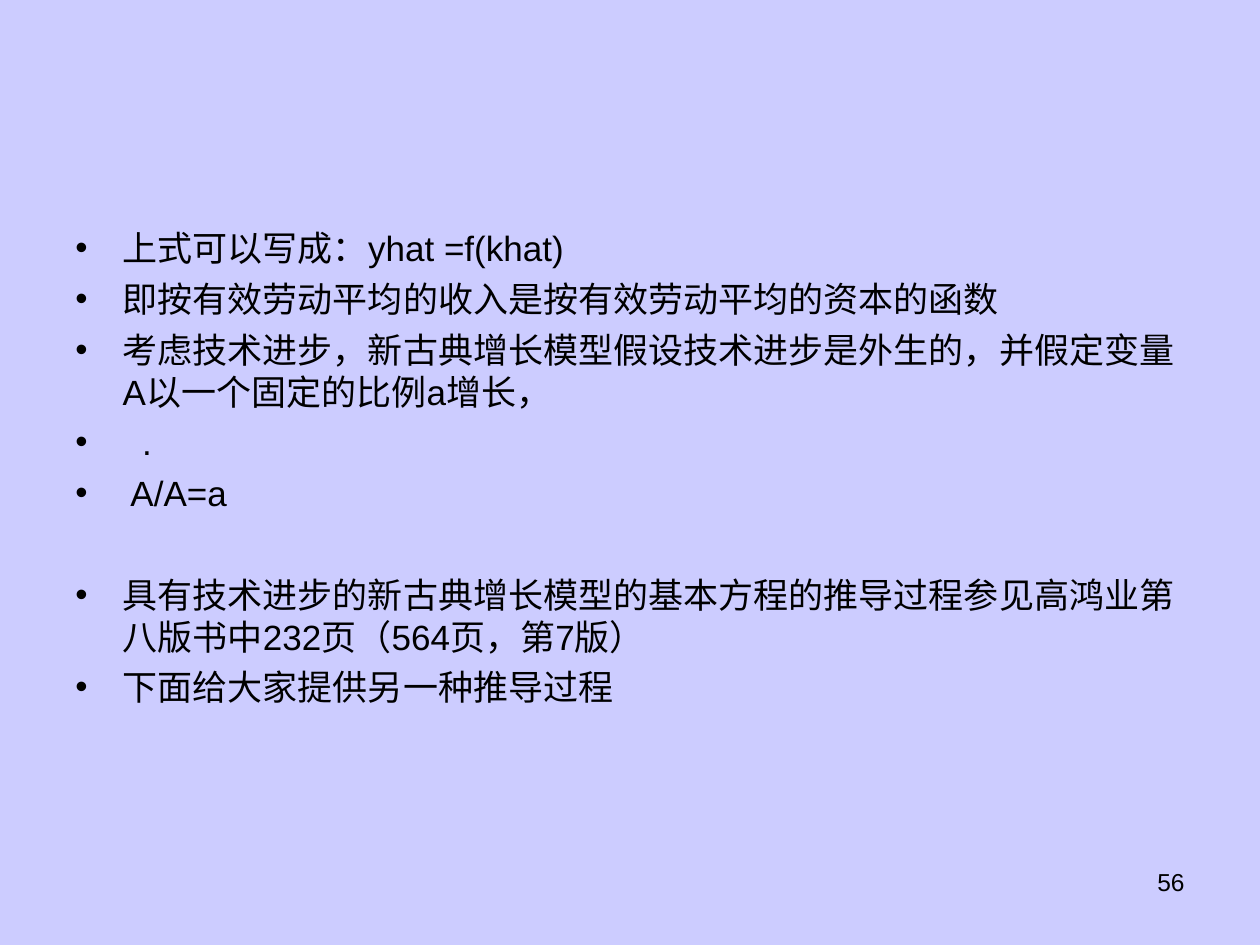
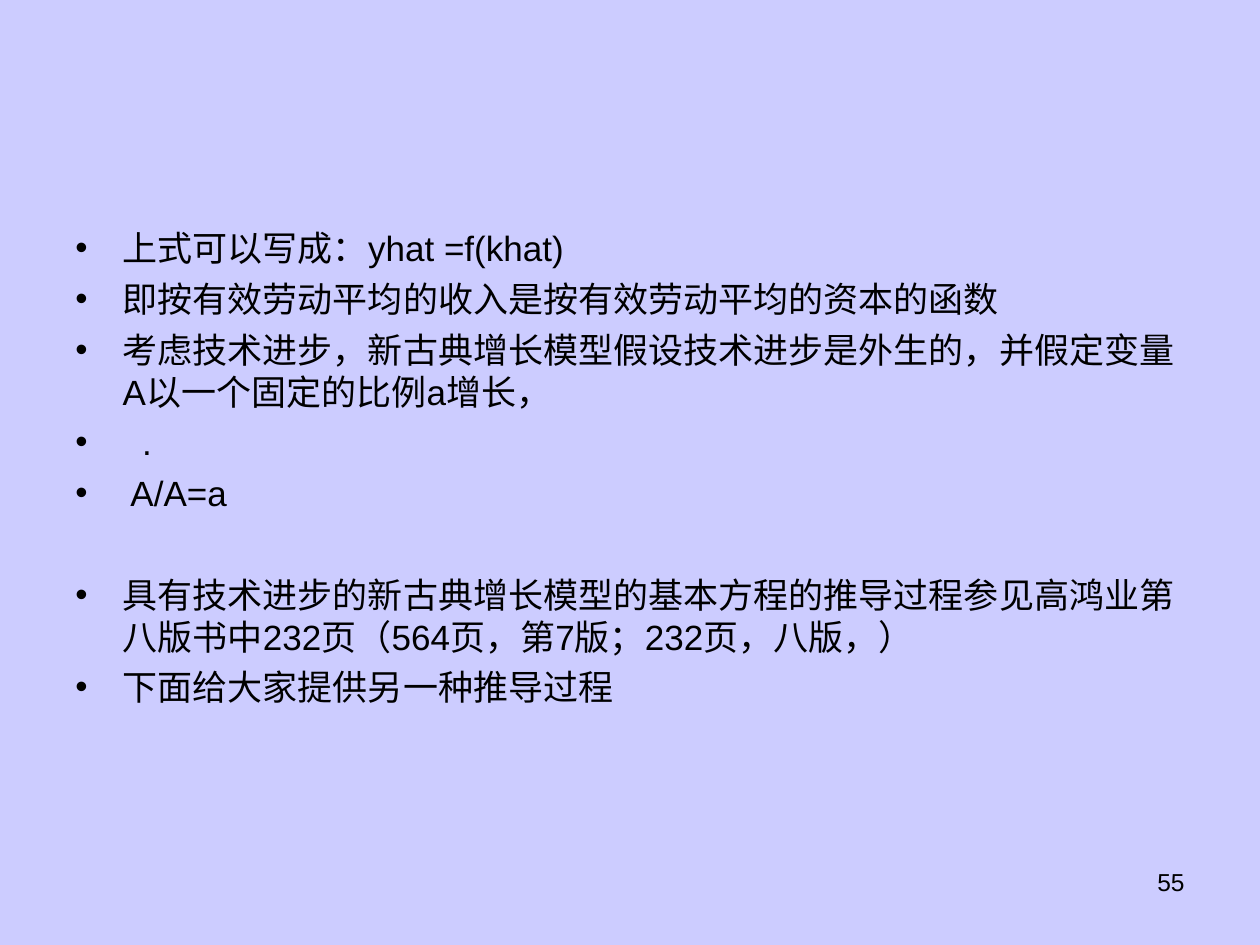
Before and after one commit to dhndzwxj/Teaching_assistant, a slide deck: slide 55 of 宏观原理课件/第8章 经济增长新.ppt (slide 56 before the commit). Drawn at 1260x945 pixels with LibreOffice and Linux fonts; fonts in the diff are those of the drawing. Boxes give left, top, right and bottom in pixels: in the first picture for what was removed or moved away, otherwise in the second. Text is boxed around its words. In the diff, an @@ line names an element or a change of style, - is before the commit and + after.

```diff
--- a/宏观原理课件/第8章 经济增长新.ppt
+++ b/宏观原理课件/第8章 经济增长新.ppt
@@ text at [123,578,1175,656]: text changed @@
-• 具有技术进步的新古典增长模型的基本方程的推导过程参见高鸿业第八版书中232页（564页，第7版）
+• 具有技术进步的新古典增长模型的基本方程的推导过程参见高鸿业第八版书中232页（564页，第7版；232页，八版，）
@@ page number at [1157,874,1184,892]: text changed @@
-56
+55
```
Also in this commit, not shown: 6 other slides changed, 4 slides added, 2 slides removed.
